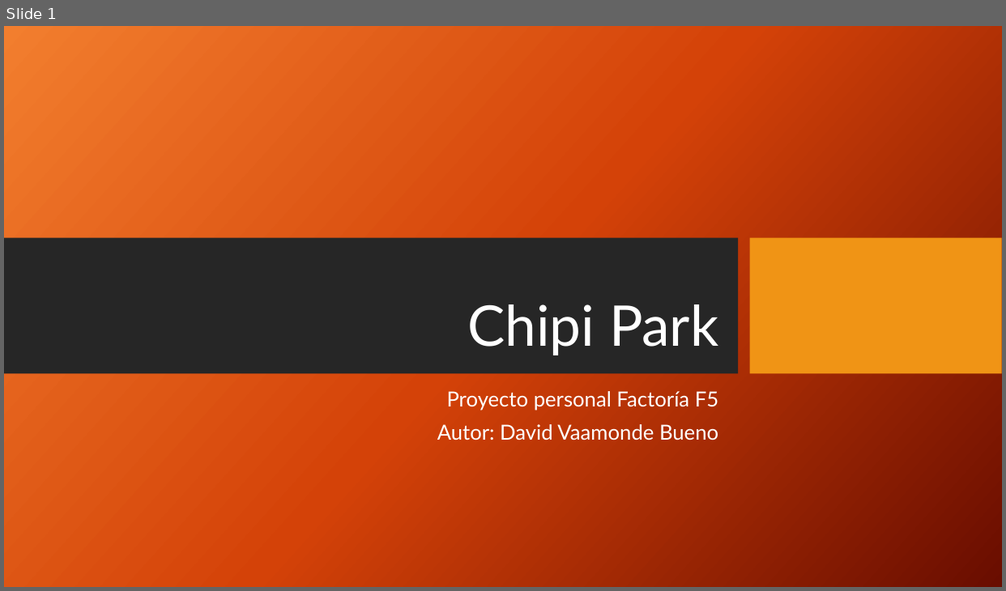
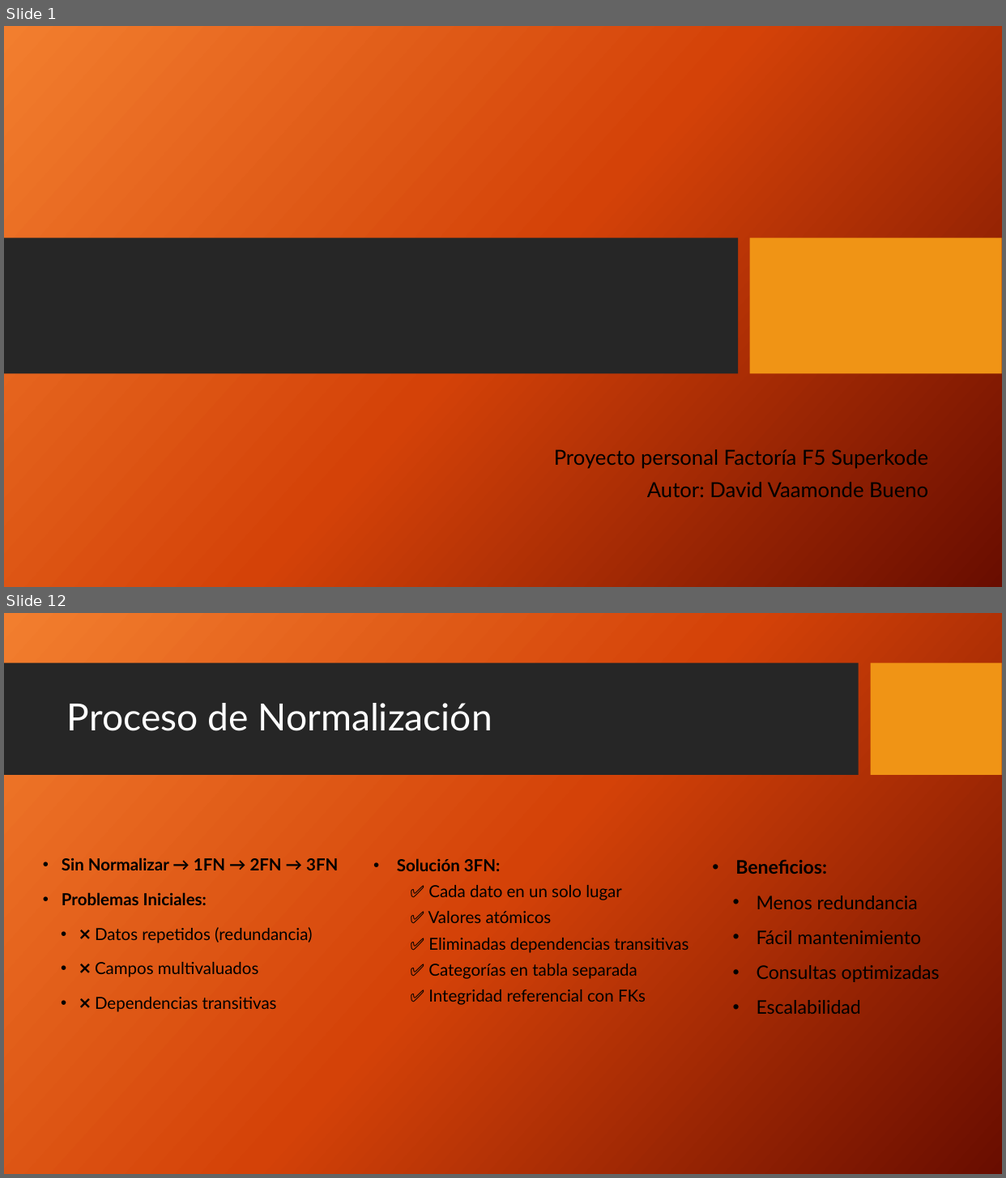
Before and after one commit to DavidLapi/Chipi-Park, a slide deck: Documentation/Chipi Park.pptx. Shown one above the other, each under a label of ours: slide 1 before the commit, slides 1 and 12 after it; the slides between them are not shown. The pictures are 1006x591 and 1006x1178 pixels, drawn with LibreOffice and Linux fonts; fonts in the diff are those of the drawing; background and template pictures are left out. Boxes give left, top, right and bottom in pixels: in the first picture for what was removed or moved away, otherwise in the second. Text is boxed around its words. In the diff, an @@ line names an element or a change of style, - is before the commit and + after.

```diff
--- a/Documentation/Chipi Park.pptx
+++ b/Documentation/Chipi Park.pptx
@@ slide 12 added at [4, 613, 1002, 1174], background picture (left out) @@
@@ rectangle added at [4, 663, 859, 776], fill #262626 @@
@@ rectangle added at [871, 663, 1002, 776], fill #F09415 @@
@@ title added at [67, 703, 492, 731], 36 pt, text #FFFFFF @@
+Proceso de Normalización
@@ text added at [62, 858, 338, 1012], 16 pt, text #000000 @@
+• Sin Normalizar → 1FN → 2FN → 3FN
+• Problemas Iniciales:
+• ❌ Datos repetidos (redundancia)
+• ❌ Campos multivaluados
+• ❌ Dependencias transitivas
@@ text added at [397, 858, 688, 1005], 16 pt, text #000000 @@
+• Solución 3FN:
+✅ Cada dato en un solo lugar
+✅ Valores atómicos
+✅ Eliminadas dependencias transitivas
+✅ Categorías en tabla separada
+✅ Integridad referencial con FKs
@@ text added at [735, 860, 940, 1014], 18 pt, text #000000 @@
+• Beneficios:
+• Menos redundancia
+• Fácil mantenimiento
+• Consultas optimizadas
+• Escalabilidad
@@ slide 1 changed as well @@
@@ title removed at [467, 305, 718, 356] @@
-Chipi Park
@@ subtitle "Proyecto personal Factoría F5 Superkode": place and size @@
-subtitle "Proyecto personal Factoría F5 Superkode" at [437, 391, 718, 441]
+subtitle "Proyecto personal Factoría F5 Superkode" at [554, 450, 928, 497]
@@ subtitle at [554, 450, 928, 469]: text changed; text colour #FFFFFF to #000000 @@
-Proyecto personal Factoría F5
+Proyecto personal Factoría F5 Superkode
@@ subtitle at [647, 482, 928, 497]: text colour #FFFFFF to #000000 in "Autor: David Vaamonde Bueno" @@
```
Also in this commit, not shown: 26 other slides added, 1 slide removed, 6 other files.
